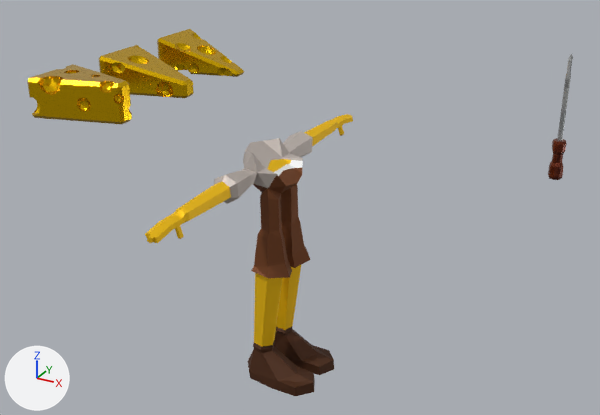
A saved change to the Blender file food/cheese.blend.
Camera for both pictures: a camera (50 mm lens) standing at (82.0, -102.9, 36.7) and looking at (32.6, -12.9, -8.3). The lights are fixed; the arrows at lower left show +X, +Y and +Z. The older version comes first.

The scene before the commit, as lines of its bpy script (objects in view):
```python
me_cube_003 = bpy.data.meshes.new('Cube.003')
me_cube_003.from_pydata(...)  # 24 vertices, 26 faces; spans x -8.38..5.84, y -4.95..4.95, z -1.59..4.42
me_cube_003.materials.append(mat_cheese_color)  # yellow #e7b800
me_cylinder = bpy.data.meshes.new('Cylinder')
me_cylinder.from_pydata(...)  # 138 vertices, 139 faces; spans x -0.9..0.9, y -0.9..0.9, z -2.4..12.6
me_cylinder.materials.append(mat_material)  # picture img_fork
me_icosphere = bpy.data.meshes.new('Icosphere')
me_icosphere.from_pydata(...)  # 723 vertices, 758 faces; spans x -4.1..8.0, y -25.5..25.5, z -32.2..2.2
me_icosphere.materials.append(mat_body)  # picture img_body
ob_cube_002 = bpy.data.objects.new('Cube.002', me_cube_003)
ob_cube_002.location = (0.0, -15.1, 1.6)
_m = ob_cube_002.modifiers.new('Boolean', 'BOOLEAN')
_m.object = ob_icosphere_011
ob_cylinder = bpy.data.objects.new('Cylinder', me_cylinder)
ob_cylinder.location = (63.9, -6.1, 2.1)
ob_icosphere = bpy.data.objects.new('Icosphere', me_icosphere)
ob_icosphere.location = (37.6, -28.1, 4.1)
ob_icosphere.scale = (0.833, 0.833, 0.833)
# also in view: 'Cube.001' at (-1.3, 15.0, 3.0); 'Cube' at (-1.3, 0.0, 3.0)
```
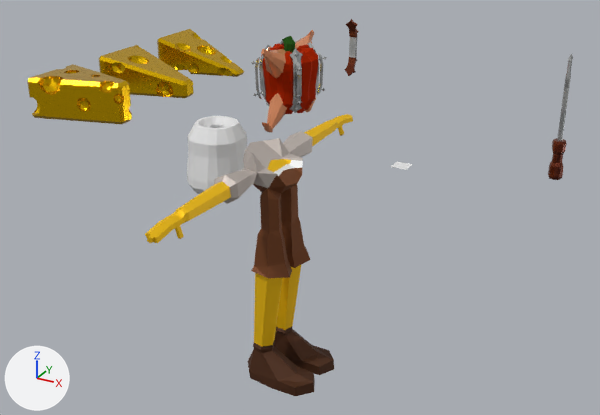
Location of each change, (x1, y1, x2, y2) in pixels of the pictures (600 x 415 px):
'poivronSafe2', added
    after: (187, 116, 247, 194)
'poivron', added (red)
    after: (261, 36, 318, 114)
'Cylinder.001', added (orange)
    after: (261, 30, 316, 133)
'Cube.008', added
    after: (289, 48, 303, 113)
'Cube.007', added
    after: (344, 19, 359, 76)
'Cube.004', added
    after: (251, 45, 270, 106)
'Cube.003', added
    after: (308, 42, 327, 103)
'Plane', added
    after: (390, 162, 413, 170)
'Cube.006', added (mostly hidden)
    after: (278, 40, 284, 46)

Diff of the bpy script that builds the scene:
```diff
--- a/food/cheese.blend.py
+++ b/food/cheese.blend.py
@@ me_plane @@
+me_plane.from_pydata([(-1.0, -1.0, 0.0), (1.0, -1.0, 0.0), (-1.0, 1.0, 0.0), (1.0, 1.0, 0.0)], [], [(0, 1, 3, 2)])
@@ ob_cylinder_001 @@
+ob_cylinder_001 = bpy.data.objects.new('Cylinder.001', me_cylinder_004)  # 286 vertices, 292 faces; spans x -1.88..2.37, y -6.61..5.9, z -7.42..-0.76; in mat_meatbody (orange #e79668); modifiers MIRROR
+ob_cylinder_001.location = (23.4, 0.0, 5.4)
+ob_cylinder_001.rotation_euler = (1.571, 0.0, 0.0)  # degrees (90, 0, 0)
@@ ob_cube_004 @@
+ob_cube_004 = bpy.data.objects.new('Cube.004', me_cube_011)  # 282 vertices, 310 faces, 2 loose edges; spans x -1.2..1.78, y -1.0..1.0, z -4.76..4.76; in mat_fork_004 (picture img_fork_004)
+ob_cube_004.location = (21.0, -2.7, 5.7)
+ob_cube_004.rotation_euler = (0.0, 0.0304, 3.927)  # degrees (0, 1.7, 225)
@@ ob_cube_003 @@
+ob_cube_003 = bpy.data.objects.new('Cube.003', me_cube_010)  # 282 vertices, 310 faces, 2 loose edges; spans x -1.2..1.78, y -1.0..1.0, z -4.76..4.76; in mat_fork_003 (picture img_fork_003)
+ob_cube_003.location = (26.4, 2.7, 5.7)
+ob_cube_003.rotation_euler = (0.0, 0.0304, 0.785)  # degrees (0, 1.7, 45)
@@ ob_cube_008 @@
+ob_cube_008 = bpy.data.objects.new('Cube.008', me_cube_009)  # 282 vertices, 310 faces, 2 loose edges; spans x -1.2..1.78, y -1.0..1.0, z -4.76..4.76; in mat_fork_002 (picture img_fork_002)
+ob_cube_008.location = (26.4, -2.7, 5.7)
+ob_cube_008.rotation_euler = (0.0, 0.0304, -0.785)  # degrees (0, 1.7, -45)
@@ ob_cube_007 @@
+ob_cube_007 = bpy.data.objects.new('Cube.007', me_cube_008)  # 91 vertices, 81 faces, 1 loose edge; spans x -1.2..1.78, y -1.0..0.0, z 0.0..4.76; in mat_fork_001 (picture img_fork_001); modifiers MIRROR
+ob_cube_007.location = (23.7, 21.1, 5.7)
+ob_cube_007.rotation_euler = (0.0, 0.0304, 1.571)  # degrees (0, 1.7, 90)
@@ ob_cube_006 @@
+ob_cube_006 = bpy.data.objects.new('Cube.006', me_cube_007)  # 282 vertices, 310 faces, 2 loose edges; spans x -1.2..1.78, y -1.0..1.0, z -4.76..4.76; in mat_material (picture img_fork)
+ob_cube_006.location = (21.0, 2.7, 5.7)
+ob_cube_006.rotation_euler = (0.0, 0.0304, 2.356)  # degrees (0, 1.7, 135)
@@ ob_poivronsafe2 @@
+ob_poivronsafe2 = bpy.data.objects.new('poivronSafe2', me_cylinder_003)  # 208 vertices, 214 faces; spans x -4.08..4.08, y -4.18..4.18, z -9.08..0.65
+ob_poivronsafe2.location = (23.7, -18.9, 3.4)
@@ ob_plane @@
+ob_plane = bpy.data.objects.new('Plane', me_plane)
+ob_plane.location = (49.0, -18.5, 2.6)
@@ ob_poivron @@
+ob_poivron = bpy.data.objects.new('poivron', me_cylinder_001)  # 248 vertices, 258 faces; spans x -4.08..4.08, y -4.18..4.18, z -10.11..0.65; in mat_poivroncolor (picture img_poivron_png)
+ob_poivron.location = (23.7, 0.0, 1.5)
+ob_poivron.rotation_euler = (0.0, 3.142, 0.0)  # degrees (0, 180, 0)
```
